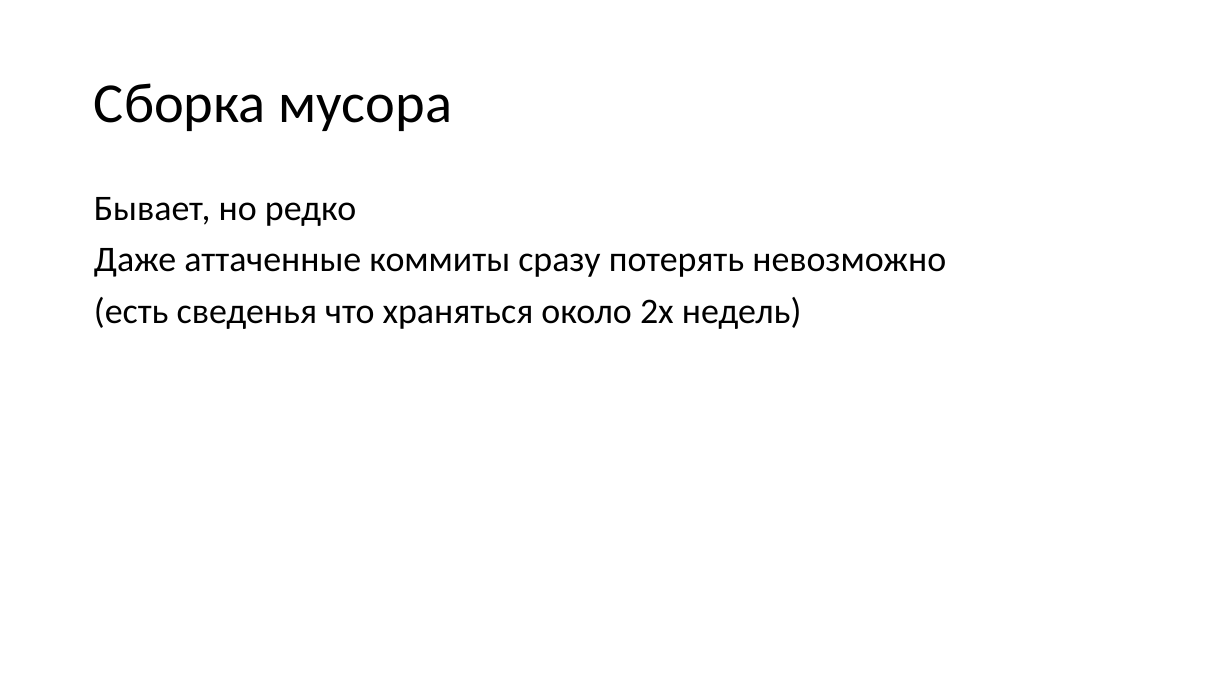
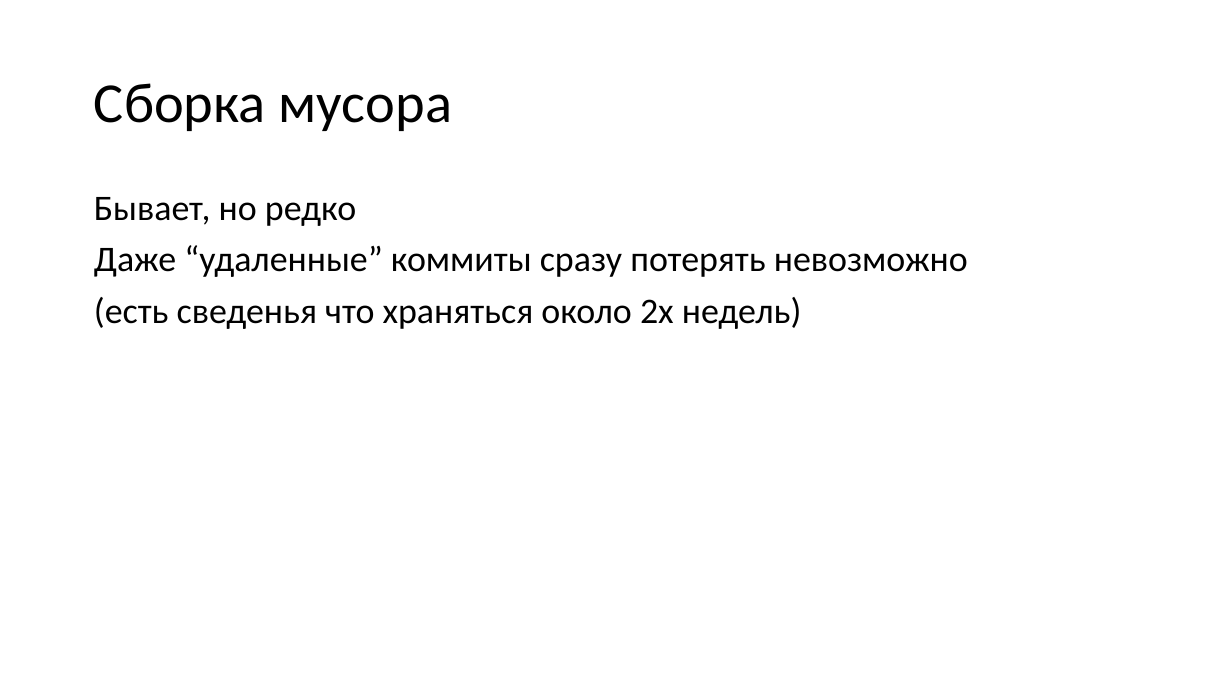
Before and after one commit to dzmitry-varabei/front-end-course, a slide deck: slide 58 of git-commit-code-review/Presentation1.pptx (slide 52 before the commit). Drawn at 1232x693 pixels with LibreOffice and Linux fonts; fonts in the diff are those of the drawing. Boxes give left, top, right and bottom in pixels: in the first picture for what was removed or moved away, otherwise in the second. Text is boxed around its words. In the diff, an @@ line names an element or a change of style, - is before the commit and + after.

```diff
--- a/git-commit-code-review/Presentation1.pptx
+++ b/git-commit-code-review/Presentation1.pptx
@@ text at (94,245,968,277): text changed @@
-Даже аттаченные коммиты сразу потерять невозможно
+Даже “удаленные” коммиты сразу потерять невозможно
```
Also in this commit, not shown: 11 other slides changed, 10 slides added, 5 slides removed, 3 other files.
